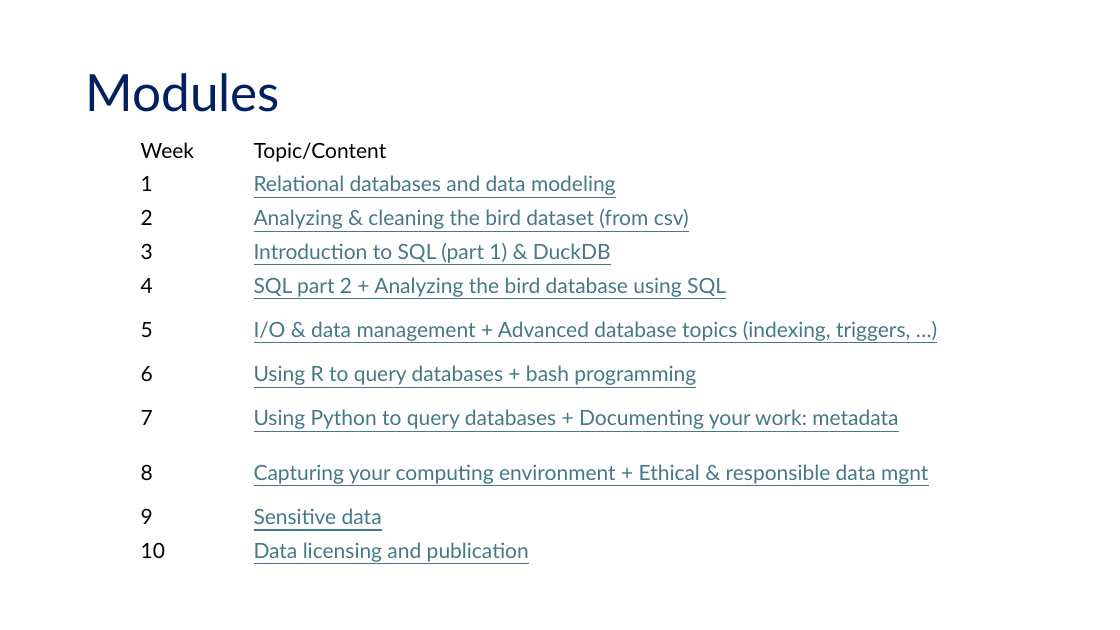
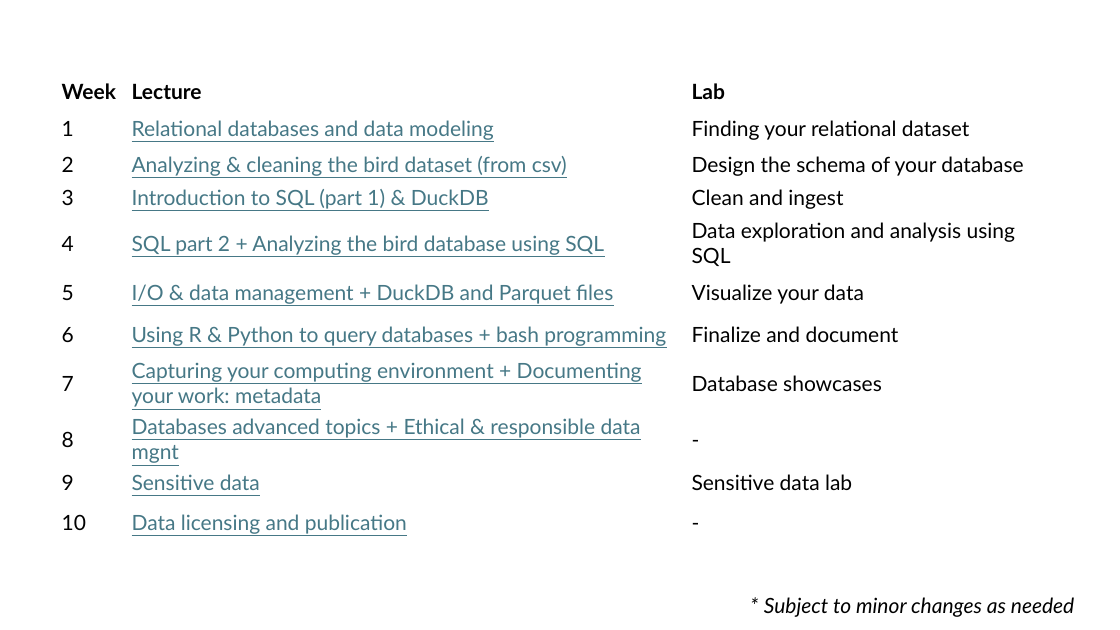
Before and after one commit to UCSB-Library-Research-Data-Services/bren-eds213, a slide deck: slide 8 of modules/week01/eds-213_intro.pptx (slide 6 before the commit). Drawn at 1120x630 pixels with LibreOffice and Linux fonts; fonts in the diff are those of the drawing. Boxes give left, top, right and bottom in pixels: in the first picture for what was removed or moved away, otherwise in the second. Text is boxed around its words. In the diff, an @@ line names an element or a change of style, - is before the commit and + after.

```diff
--- a/modules/week01/eds-213_intro.pptx
+++ b/modules/week01/eds-213_intro.pptx
@@ table at box(56, 76, 1050, 546) @@
-column 2: Topic/Content | Relational databases and data modeling | Analyzing & cleaning the bird dataset (from csv) | Introduction to SQL (part 1) & DuckDB | SQL part 2 + Analyzing the bird database using SQL | I/O & data management + Advanced database topics (indexing, triggers, …) | Using R to query databases + bash programming | Using Python to query databases + Documenting your work: metadata | Capturing your computing environment + Ethical & responsible data mgnt | Sensitive data | Data licensing and publication
+column 2: Lecture | Relational databases and data modeling | Analyzing & cleaning the bird dataset (from csv) | Introduction to SQL (part 1) & DuckDB | SQL part 2 + Analyzing the bird database using SQL | I/O & data management + DuckDB and Parquet files | Using R & Python to query databases + bash programming | Capturing your computing environment + Documenting your work: metadata | Databases advanced topics + Ethical & responsible data mgnt | Sensitive data | Data licensing and publication
+column 3: Lab | Finding your relational dataset | Design the schema of your database | Clean and ingest | Data exploration and analysis using SQL | Visualize your data | Finalize and document | Database showcases | - | Sensitive data lab | -
@@ table: place and size @@
-table at box(134, 133, 1016, 567)
+table at box(56, 76, 1050, 546)
@@ title removed at box(85, 73, 280, 112) @@
-Modules
@@ text added at box(764, 597, 1074, 617), 18 pt, text #000000, italic @@
+* Subject to minor changes as needed
```
Also in this commit, not shown: 11 other slides changed, 1 slide added.
